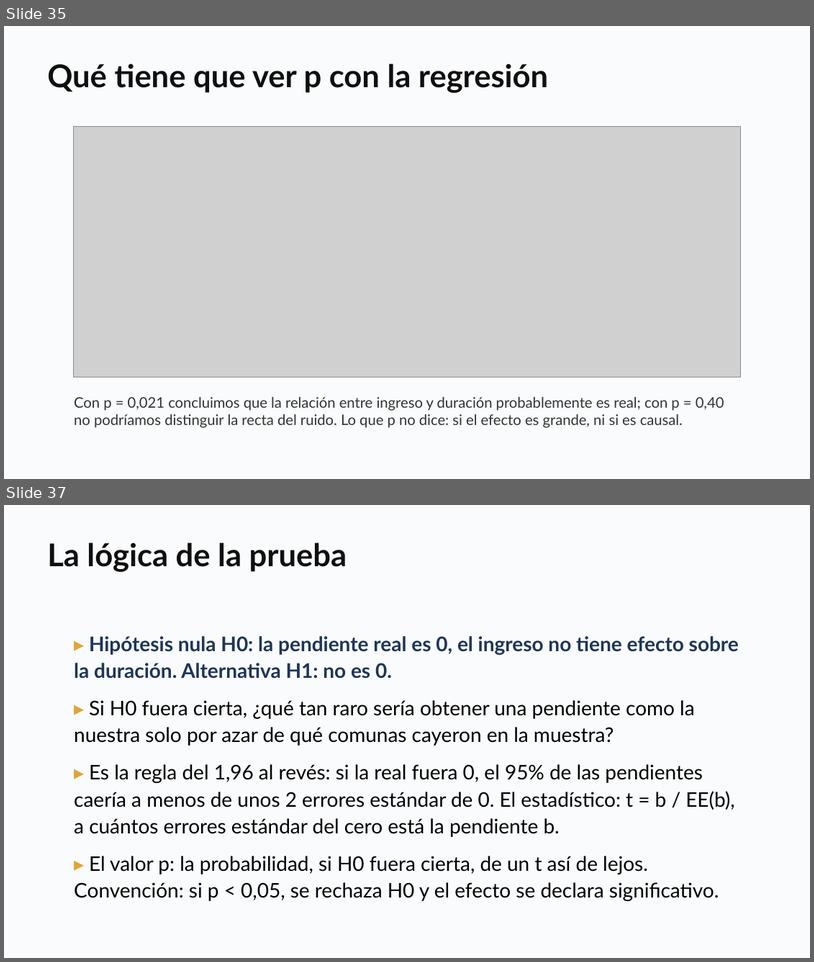
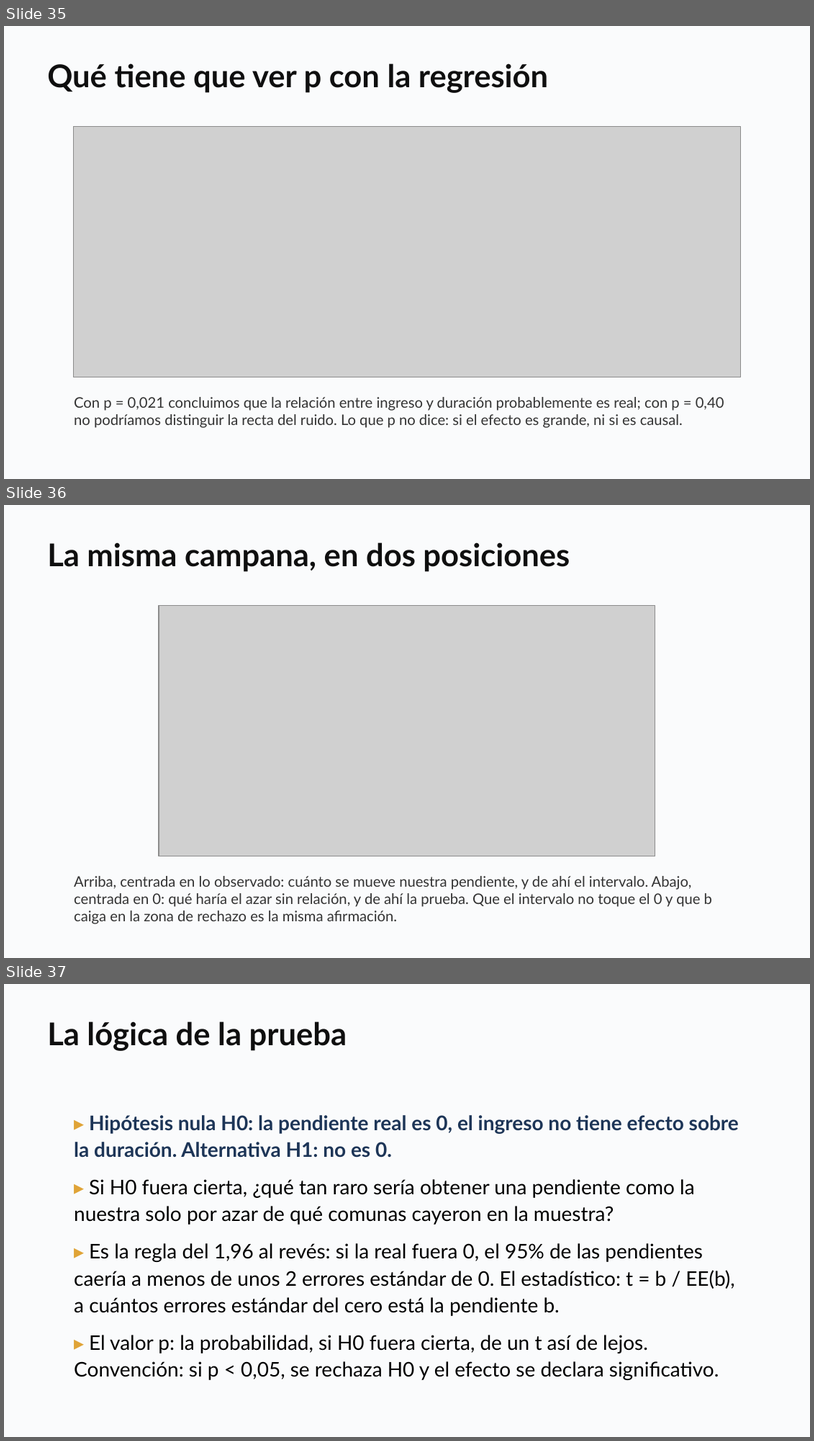
Before and after one commit to daniopitz/diplomado-cdd, a slide deck: presentaciones/clase05_probabilidad_inferencia.pptx. Shown one above the other, each under a label of ours: slides 35 and 37 before the commit, slides 35, 36 and 37 after it; the slides between them are not shown. The pictures are 814x962 and 814x1441 pixels, drawn with LibreOffice and Linux fonts; fonts in the diff are those of the drawing; grey boxes stand for pictures. Boxes give left, top, right and bottom in pixels: in the first picture for what was removed or moved away, otherwise in the second. Text is boxed around its words. In the diff, an @@ line names an element or a change of style, - is before the commit and + after.

```diff
--- a/presentaciones/clase05_probabilidad_inferencia.pptx
+++ b/presentaciones/clase05_probabilidad_inferencia.pptx
@@ slide 36 added at box(4, 505, 810, 958), background #FFFFFF @@
@@ rectangle added at box(4, 505, 810, 958), fill #FAFBFC @@
@@ text added at box(47, 542, 570, 572), 28 pt, text #0F0F0F, bold @@
+La misma campana, en dos posiciones
@@ picture added at box(159, 606, 656, 856) @@
@@ text added at box(74, 876, 712, 924), 13 pt, text #333333 @@
+Arriba, centrada en lo observado: cuánto se mueve nuestra pendiente, y de ahí el intervalo. Abajo, centrada en 0: qué haría el azar sin relación, y de ahí la prueba. Que el intervalo no toque el 0 y que b caiga en la zona de rechazo es la misma afirmación.
```
Also in this commit, not shown: 1 slide removed, 3 other files.
